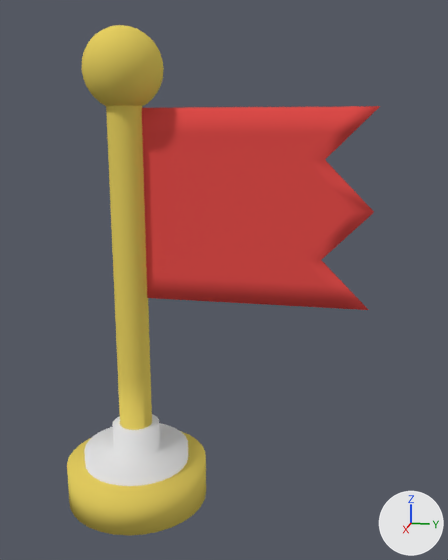
Two versions of the Blender file Blender/checkpoint_flag_animated.blend, one commit apart.
Rendered twice from a 50 mm lens placed at (2.28, 0.83, 1.54), pointed at (-0.02, 0.37, 0.96). The lights are fixed; the arrows at lower right show +X, +Y and +Z.

The first picture shows 'Pole'.
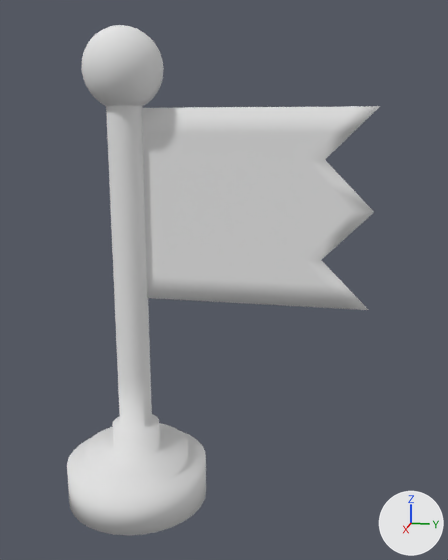
Edits to the bpy script that builds the scene:
```text
Change me_plane:
    where me_plane.from_pydata(...)  # 1018 vertices, 983 faces; spans x -0.419..0.799, y -0.38..0.404, z -0.188..0.188
    used by ob_pole; location = (0.0, 0.298, 1.245); rotation_euler = (0.0, 1.571, 0.0), in degrees (0, 90, 0); scale = (1.56, 1.56, 1.56)
    me_plane part 1: all 214 faces that had it switch from mat_flag (red #e7504d) to mat_pole_white (white #e7e7e7)
    me_plane part 2: all 641 faces that had it switch from mat_pole_gold (yellow #e7d062) to mat_pole_white (white #e7e7e7)
```

Location of each change, (x1, y1, x2, y2) in pixels of the pictures (448 x 560 px):
part 1 of me_plane, recoloured (red to white)
    both: (142, 106, 380, 310)
part 2 of me_plane, recoloured (yellow to white)
    both: (67, 25, 206, 535)
